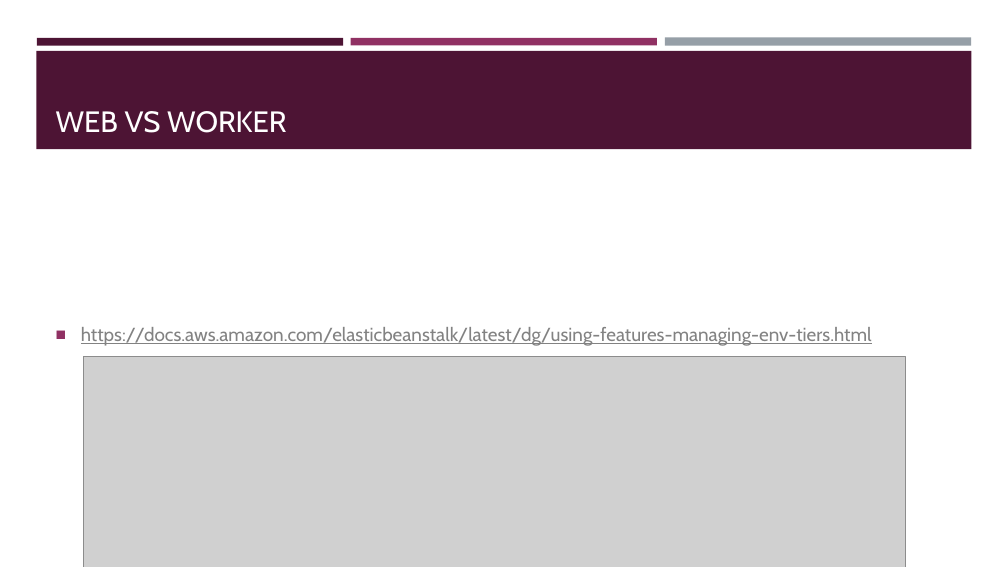
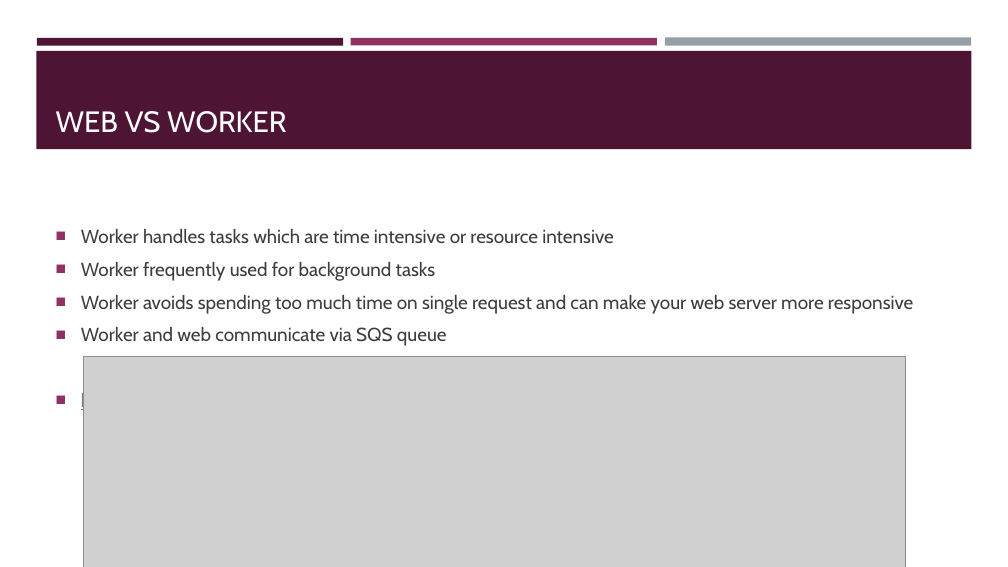
Before and after one commit to lasiewicz/demo, a slide deck: slide 13 of presentation.pptx (slide 10 before the commit). Drawn at 1008x567 pixels with LibreOffice and Linux fonts; fonts in the diff are those of the drawing; grey boxes stand for pictures. Boxes give left, top, right and bottom in pixels: in the first picture for what was removed or moved away, otherwise in the second. Text is boxed around its words. In the diff, an @@ line names an element or a change of style, - is before the commit and + after.

```diff
--- a/presentation.pptx
+++ b/presentation.pptx
@@ text at box(81, 229, 913, 346): paragraphs added @@
+■ Worker handles tasks which are time intensive or resource intensive
+■ Worker frequently used for background tasks
+■ Worker avoids spending too much time on single request and can make your web server more responsive
+■ Worker and web communicate via SQS queue
```
Also in this commit, not shown: 2 other slides changed, 5 slides added, 22 other files.
